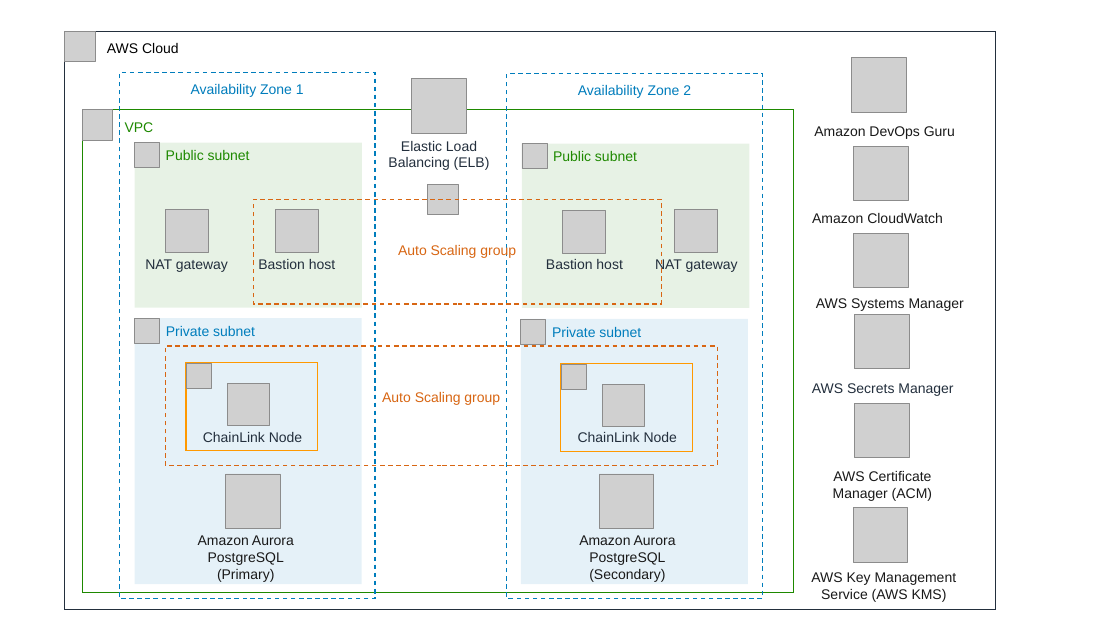
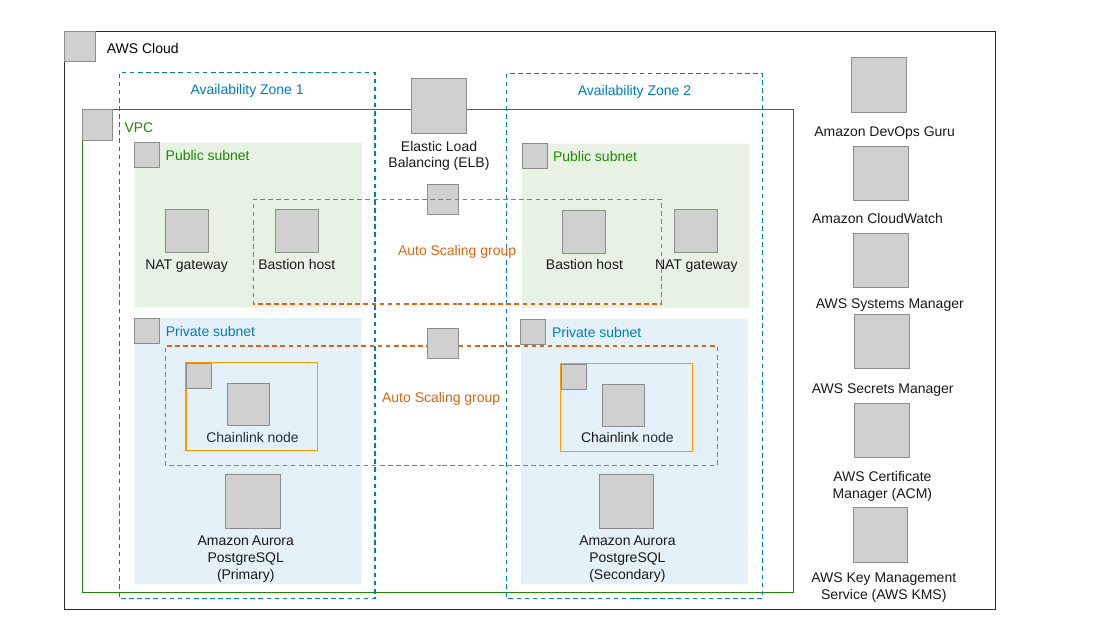
Before and after one commit to aws-quickstart/quickstart-chainlinklabs-chainlink-node, a slide deck: slide 2 of docs/images/ChainLink Node Quick Start architecture diagram.pptx. Drawn at 1120x630 pixels with LibreOffice and Linux fonts; fonts in the diff are those of the drawing; grey boxes stand for pictures. Boxes give left, top, right and bottom in pixels: in the first picture for what was removed or moved away, otherwise in the second. Text is boxed around its words. In the diff, an @@ line names an element or a change of style, - is before the commit and + after.

```diff
--- a/docs/images/ChainLink Node Quick Start architecture diagram.pptx
+++ b/docs/images/ChainLink Node Quick Start architecture diagram.pptx
@@ picture added at <box>428,329,458,359</box> @@
@@ text colour #232F3D to #191919 in 6 elements at <box>546,259,622,269</box>, <box>145,259,228,272</box>, <box>258,259,335,269</box>, <box>388,141,490,170</box>, <box>655,259,738,273</box>, <box>812,383,953,396</box> @@
@@ text at <box>206,432,299,442</box>: text changed @@
-ChainLink Node
+Chainlink node
@@ text at <box>581,432,673,442</box>: text changed; text colour #232F3D to #191919 @@
-ChainLink Node
+Chainlink node
```
Also in this commit, not shown: 1 other slide changed, 7 other files.
